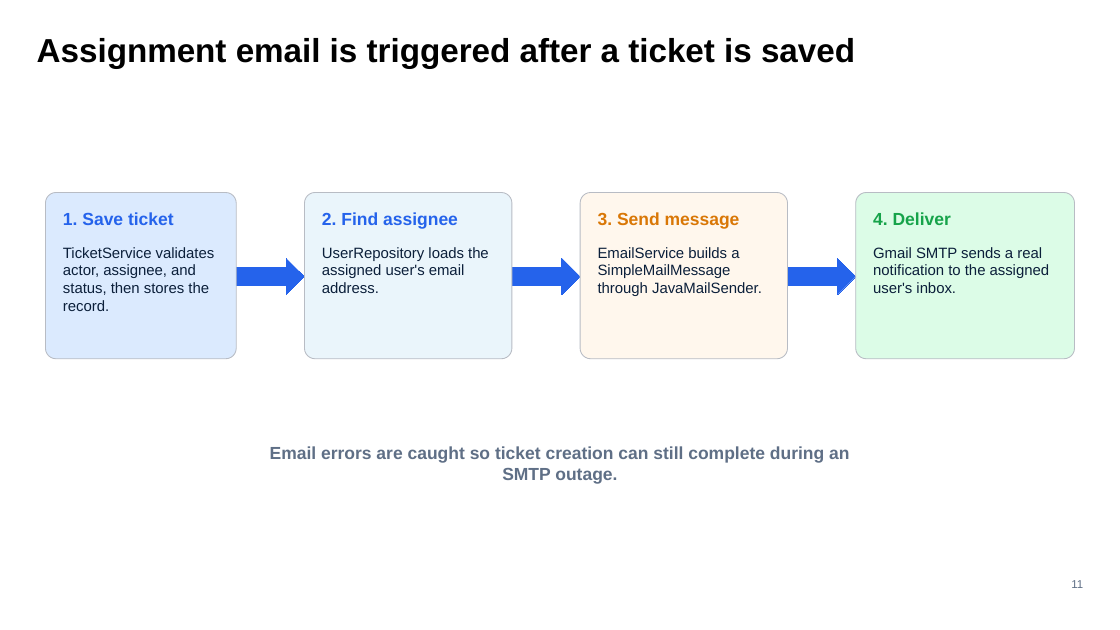
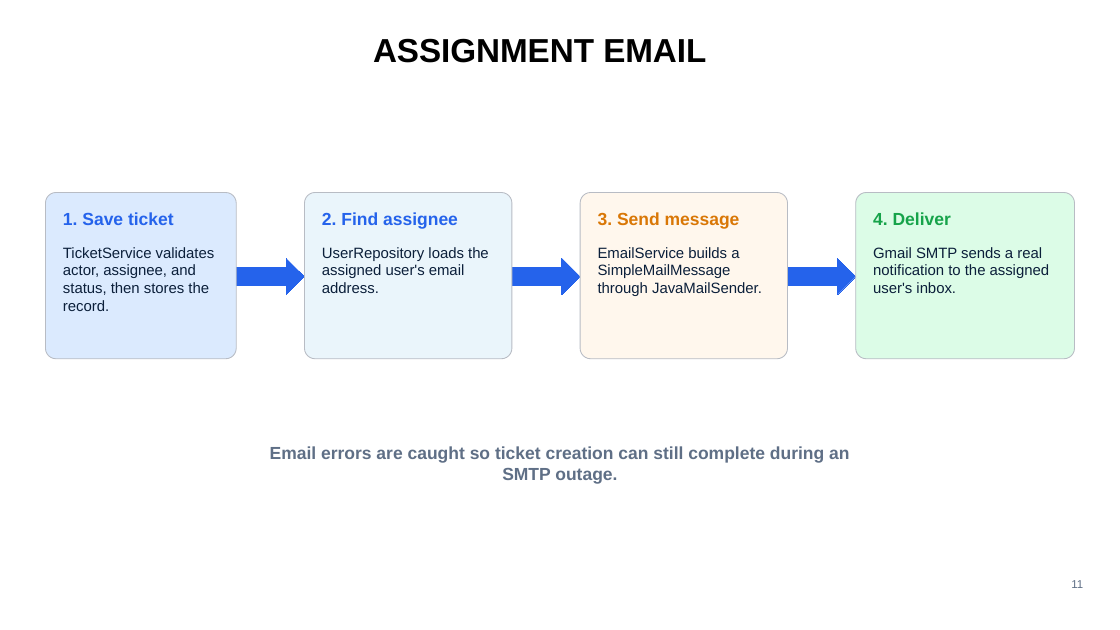
Before and after one commit to aayamneupane/MiniTaskManagement-System, a slide deck: slide 12 of documentation/Mini-Task-Management-System-Presentation.pptx (slide 11 before the commit). Drawn at 1120x630 pixels with LibreOffice and Linux fonts; fonts in the diff are those of the drawing. Boxes give left, top, right and bottom in pixels: in the first picture for what was removed or moved away, otherwise in the second. Text is boxed around its words. In the diff, an @@ line names an element or a change of style, - is before the commit and + after.

```diff
--- a/documentation/Mini-Task-Management-System-Presentation.pptx
+++ b/documentation/Mini-Task-Management-System-Presentation.pptx
@@ text at (373,38,706,63): text changed @@
-Assignment email is triggered after a ticket is saved
+ASSIGNMENT EMAIL
```
Also in this commit, not shown: 11 other slides changed, 1 slide added.
